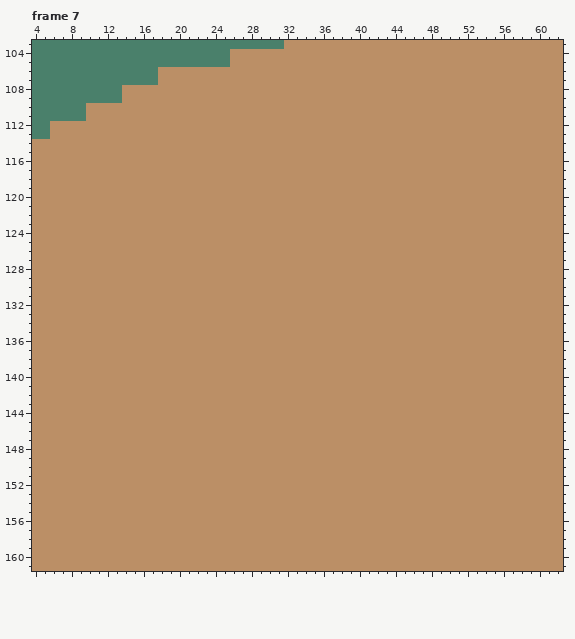
Pixel-art file, stored at Assets/AsepriteFiles/ui test.aseprite. This is how it looked before the edit.
588x416 pixels, 7 frames. Colours within 5 levels of each other are drawn and written as one. Shown: frame 7: x 4..62, y 103..161.
New version:
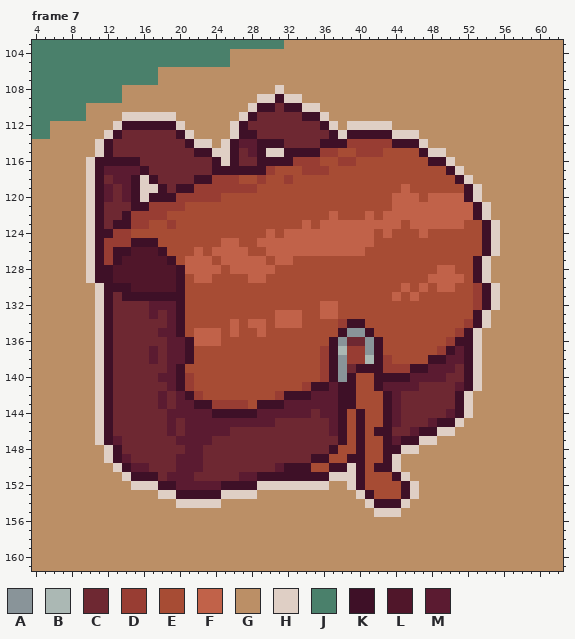
Palette (. is transparent): A #899499  B #abb8b4  C #6e2832  D #983d33  E #a74c34  F #c16249  G #bb8f66  H #dfcfc5  J #4a806b  K #3e1027  L #50162a  M #5b1b31
What changed:
layer "Layer 12" added
Changed rows in their new state; - is an unchanged pixel.
Frame 7, layer "Layer 12":
first column x 10:
108 ---------------------H------------------------
109 -------------------HHKHH----------------------
110 ------------------HKKCKKHH--------------------
111 ----HHHHHH-------HKCCCCCKKH-------------------
112 ---HKKKKKKH-----HKCCCCCCCCKH-HHHHH------------
113 --HKCCCCCCKH----HKKCCCCCCCCKHKKKKKHHH---------
114 -HKCCCCCCCCKHH-HKMMKKKCCCCKKKDDDDDKKKH--------
115 -HKCCCCCCCCCKKHHKCMKHHKKKKDDEEDDDEEEEKHH------
116 HKKKKKCCCCCCCCKHKCCKKKKDDDEEDDEEEEEEEEKKH-----
117 HKMMMMKCCCCCCCKKKKKKDEEEDDDEEEEEEEEEEEEEKH----
118 HKCMMKHKCCCCKKDDDEEDEEDEEEEEEEEEEEEEEEEEEKH---
119 HKMCMKHHKCKKDDDDDDDEEEEEEEEEEEEEEEEFEEEEEEKH--
120 HKMCMKHKKKDDDDDEEEEEEEEEEEEEEEEEEEFFFEFFFFKH--
121 HKCCCKKDDDDEEEEEEEEEEEEEEEEEEEEEEEFFFFFFFFFKH-
122 HKCCKDDDDEEEEEEEEEEEEEEEEEEFEEEFEFFFFFFFFFFKH-
123 HKCKKDDEEDEEEEEEEEEEEEEEFEFFFFFFFFFEFFFFFFEEKH
124 HKKDDEEEEEEEEEEEEEEEFEFFFFFFFFFFEFEEEFEEEEEEKH
125 HKDDDKKKEEEEEEEFFEEFFFFFFFFFFFFFEEEEEEEEEEEEKH
126 HKDKKLLLKEEEFEFFFFEEFFFFFFFFFFFEEEEEEEEEEEEEKH
127 HKDKLLLLLKEFFFEFFFFFEFFEEEEEEEEEEEEEEEEEEEEKH-
128 HKKLLLLLLLKFFFFEFFFFFEEEEEEEEEEEEEEEEEEFFEEKH-
129 HKKLLLLLLLKEFFEEEEFFEEEEEEEEEEEEEEEEEEFFFFEKH-
130 -HKKKLLLLLKEEEEEEEEEEEEEEEEEEEEEEEEFEFEFFEEDKH
131 -HKCKKKKKKKEEEEEEEEEEEEEEEEEEEEEEEFEFEEEEEEDKH
132 -HKCCCCMMMKEEEEEEEEEEEEEEEFFEEEEEEEEEEEEEEEDKH
133 -HKCCCCMCMKEEEEEEEEEEFFFEEFFEEEEEEEEEEEEEEEKH-
134 -HKCCCCCCMKEEEEEFEFFEFFFEEEEDKKEEEEEEEEEEEDKH-
135 -HKCCCCCMMKEFFFEFEEFEEEEEEEEKAAKEEEEEEEEEDKH--
136 -HKCCCCCCMMKFFFEEEEEEEEEEEEKACCAKEEEEEEEDKKH--
137 -HKCCCCMCMMKEEEEEEEEEEEEEEDKBDDAKEEEEEEDKMKH--
138 -HKCCCCMCMMKEEEEEEEEEEEEEEDKADDBKDEEEEKKMMKH--
139 -HKCCCCCCMKEEEEEEEEEEEEEEEDKACKKKDDDKKMMMCKH--
140 -HKCCCCCMMKDEEEEEEEEEEEEEEDKAKEEKKKKMMMMCCKH--
141 -HKCCCCCCMKDEEEEEEEEEEEEDKKMKKEEKMMMMCCCCMKH--
142 -HKCCCCCMCMKDEEEEEEEEDKKKMMMKKEEEKMCCCCCCKH---
143 -HKCCCCCMCMMKKDDDDEKKKMMMMMMKKEEEKMCCCCCCKH---
144 -HKCCCCCCMMMMMKKKKKMMMMMMCMMKEKEEKMCCCCCMKH---
145 -HKCCCCCCMCMMMMMMMMMMCCCCCCMKEKEEKMCCCMKKH----
146 -HKCCCCCCMCMMMMMCCCCCCCCCCCMKEKEKKCCMKKHH-----
147 -HKMCCCCCCMMMMCCCCCCCCCCCCCCKEKEEKMKKHH-------
148 --HKCCCCCCCMMCCCCCCCCCCCCCCKEEKEEKKHH---------
149 --HKMCCCCCMMMCCCCCCCCCCCCKKEEKKEEKH-----------
150 ---HKMMCCCMMMCCCCCCCCMKKKEEKKHKEKKH-----------
151 ----HKKKCMMMCCCCCMMKKKKKKKKHHHKEEEKH----------
152 -----HHHKKMMMMMKKKKHHHHHHHH--HKEEEEKH---------
153 --------HHKKKKKHHHH-----------HKEEEKH---------
154 ----------HHHHH----------------HKKKH----------
155 --------------------------------HHH-----------
